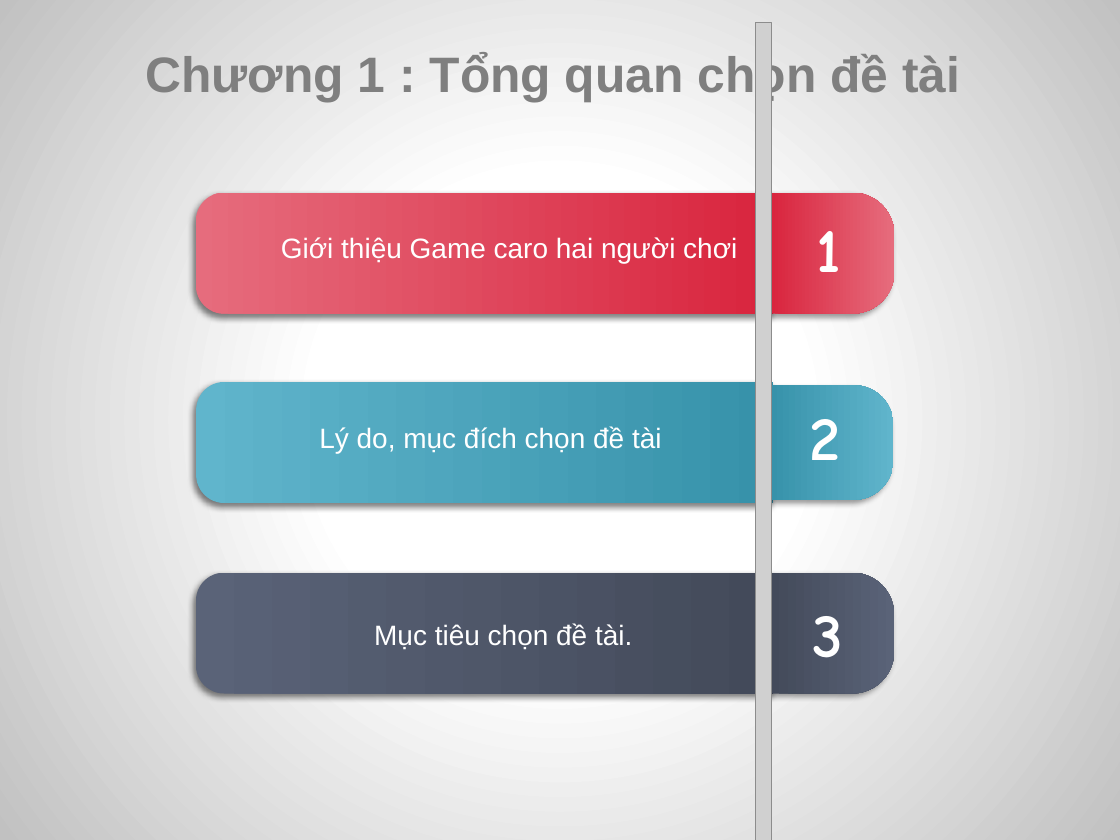
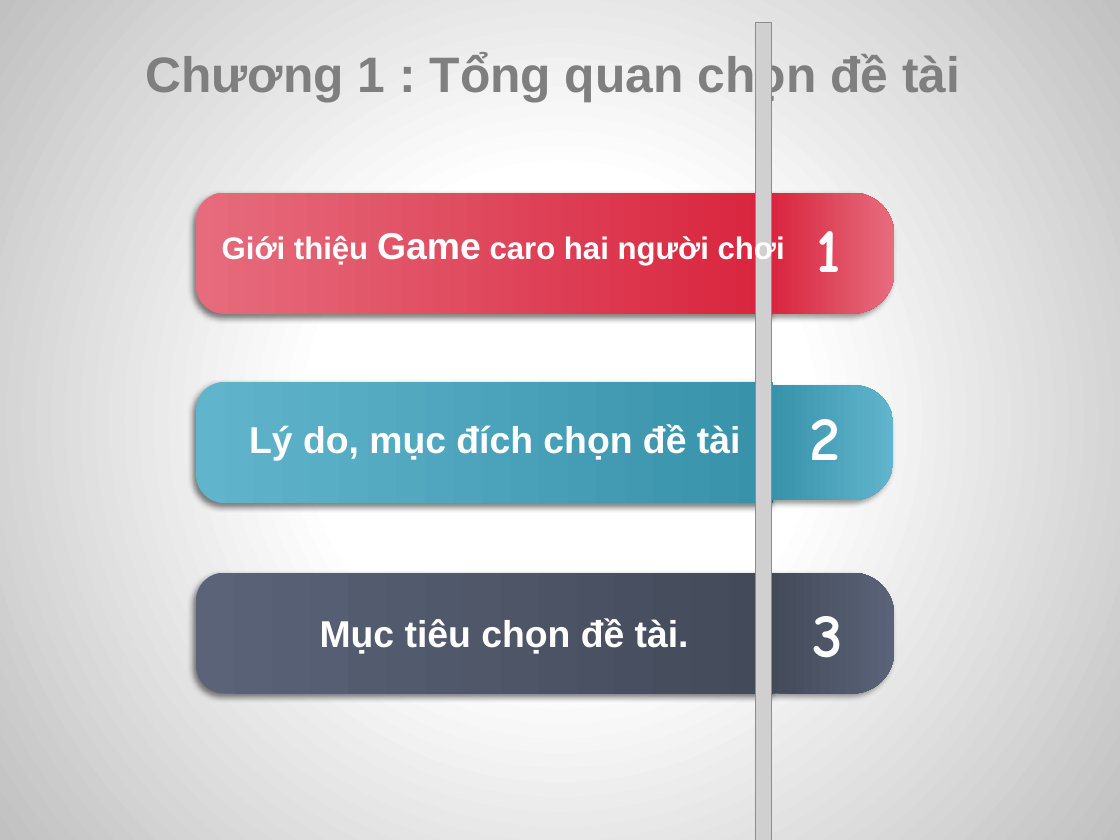
Before and after one commit to MrXiX/CARO-2-NGUOI, a slide deck: slide 3 of doancarohki1819.pptx. Drawn at 1120x840 pixels with LibreOffice and Linux fonts; fonts in the diff are those of the drawing; grey boxes stand for pictures. Boxes give left, top, right and bottom in pixels: in the first picture for what was removed or moved away, otherwise in the second. Text is boxed around its words. In the diff, an @@ line names an element or a change of style, - is before the commit and + after.

```diff
--- a/doancarohki1819.pptx
+++ b/doancarohki1819.pptx
@@ text "Giới thiệu Game caro hai ..." moved from (x1=281, y1=237, x2=737, y2=263) to (x1=222, y1=233, x2=785, y2=265) @@
@@ text "Giới thiệu Game caro hai ..." at (x1=222, y1=233, x2=785, y2=265): size 18 to 20 pt in "Giới thiệu caro hai người chơi"; size 18 to 24 pt in "Game"; bold on @@
@@ text "Lý do, mục đích chọn ..." at (x1=249, y1=424, x2=741, y2=461): size 18 to 24 pt, bold on @@
@@ text "Lý do, mục đích chọn ..." moved from (x1=319, y1=426, x2=662, y2=453) to (x1=249, y1=424, x2=741, y2=461) @@
@@ text "Mục tiêu chọn đề tài." moved from (x1=374, y1=623, x2=632, y2=650) to (x1=320, y1=618, x2=689, y2=654) @@
@@ text "Mục tiêu chọn đề tài." at (x1=320, y1=618, x2=689, y2=654): size 18 to 24 pt, bold on @@
```
Also in this commit, not shown: 4 other slides changed.
